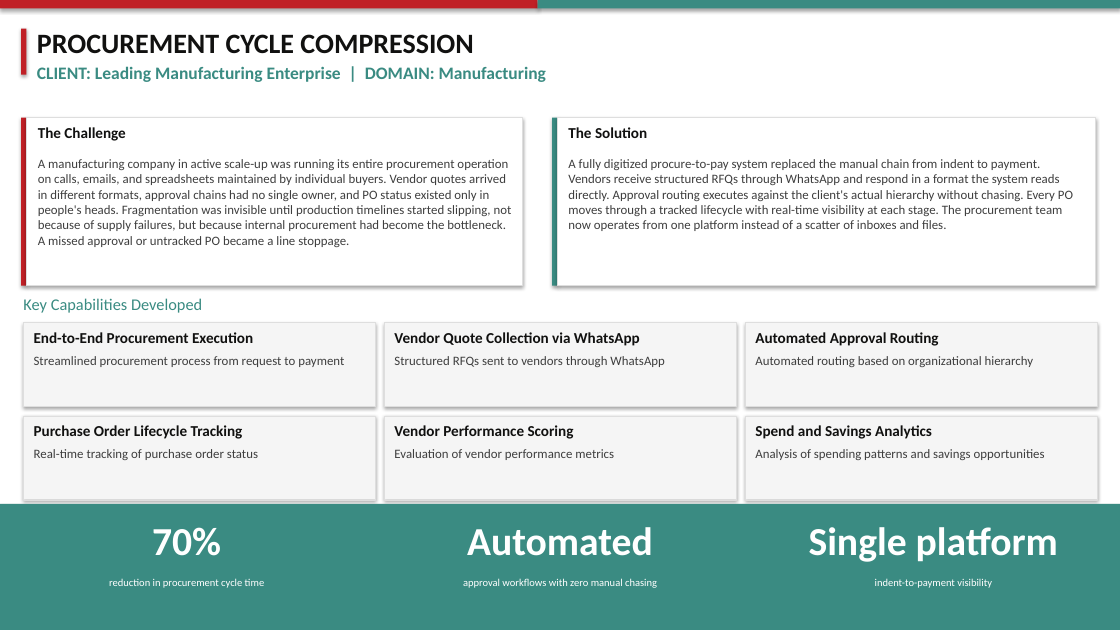
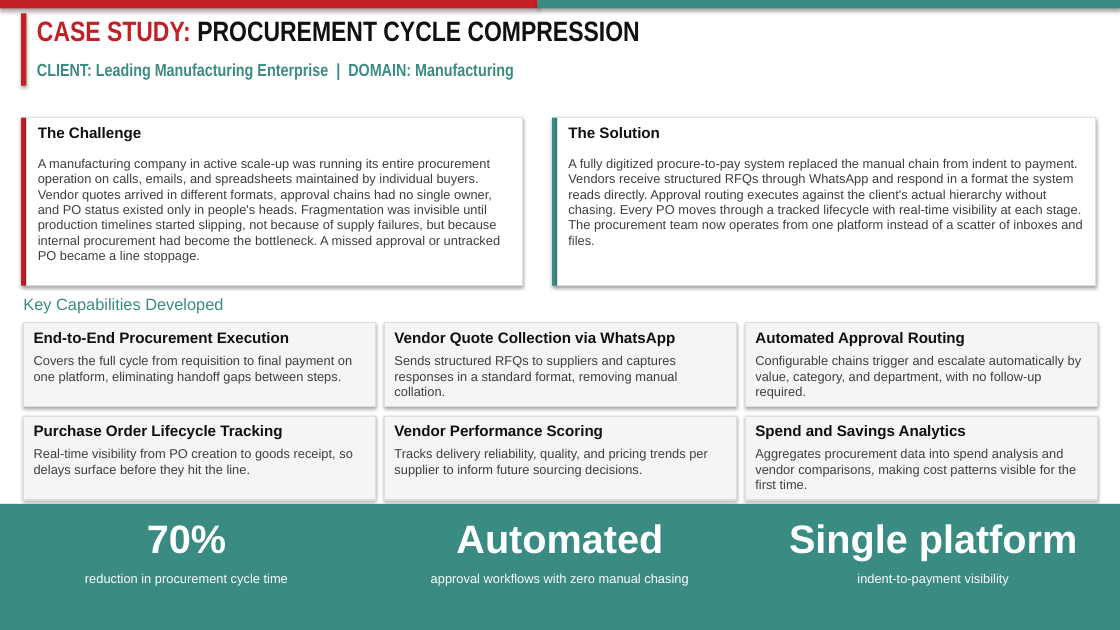
Before and after one commit to athu07/Deck-Engine, a slide deck: slide 1 of output/MSS001.pptx. Drawn at 1120x630 pixels with LibreOffice and Linux fonts; fonts in the diff are those of the drawing. Boxes give left, top, right and bottom in pixels: in the first picture for what was removed or moved away, otherwise in the second. Text is boxed around its words. In the diff, an @@ line names an element or a change of style, - is before the commit and + after.

Commit message:
case study slides refining

```diff
--- a/output/MSS001.pptx
+++ b/output/MSS001.pptx
@@ rectangle: place and size @@
-rectangle at <box>21,29,27,75</box>
+rectangle at <box>21,13,27,86</box>
@@ text at <box>37,21,640,42</box>: text changed; font Calibri to Arial Narrow @@
-PROCUREMENT CYCLE COMPRESSION
+CASE STUDY: PROCUREMENT CYCLE COMPRESSION
@@ text "CLIENT: Leading Manufacturing Enterprise | ..." at <box>37,63,514,80</box>: font Calibri to Arial Narrow @@
@@ text at <box>34,355,352,383</box>: text changed; font Calibri to Arial @@
-Streamlined procurement process from request to payment
+Covers the full cycle from requisition to final payment on one platform, eliminating handoff gaps between steps.
@@ text at <box>394,355,677,396</box>: text changed; font Calibri to Arial @@
-Structured RFQs sent to vendors through WhatsApp
+Sends structured RFQs to suppliers and captures responses in a standard format, removing manual collation.
@@ text at <box>755,355,1082,399</box>: text changed; font Calibri to Arial @@
-Automated routing based on organizational hierarchy
+Configurable chains trigger and escalate automatically by value, category, and department, with no follow-up required.
@@ text at <box>34,448,353,477</box>: text changed; font Calibri to Arial @@
-Real-time tracking of purchase order status
+Real-time visibility from PO creation to goods receipt, so delays surface before they hit the line.
@@ text at <box>394,448,708,477</box>: text changed; font Calibri to Arial @@
-Evaluation of vendor performance metrics
+Tracks delivery reliability, quality, and pricing trends per supplier to inform future sourcing decisions.
@@ text at <box>755,448,1076,489</box>: text changed; font Calibri to Arial @@
-Analysis of spending patterns and savings opportunities
+Aggregates procurement data into spend analysis and vendor comparisons, making cost patterns visible for the first time.
@@ font Calibri to Arial in 14 elements at <box>38,127,141,141</box>, <box>38,158,500,263</box>, <box>568,127,660,138</box>, <box>568,158,1082,245</box>, <box>23,298,223,314</box>, <box>34,332,289,343</box>, <box>394,332,675,346</box>, <box>755,332,965,346</box>, <box>34,425,282,439</box>, <box>394,425,603,439</box>, <box>755,425,966,439</box>, <box>147,525,226,554</box>, <box>456,524,663,554</box>, <box>789,524,1077,561</box> @@
@@ size 9 to 11 pt, font Calibri to Arial in 3 elements at <box>85,573,288,586</box>, <box>431,573,688,586</box>, <box>857,573,1009,586</box> @@
```
Also in this commit, not shown: 23 other files.
